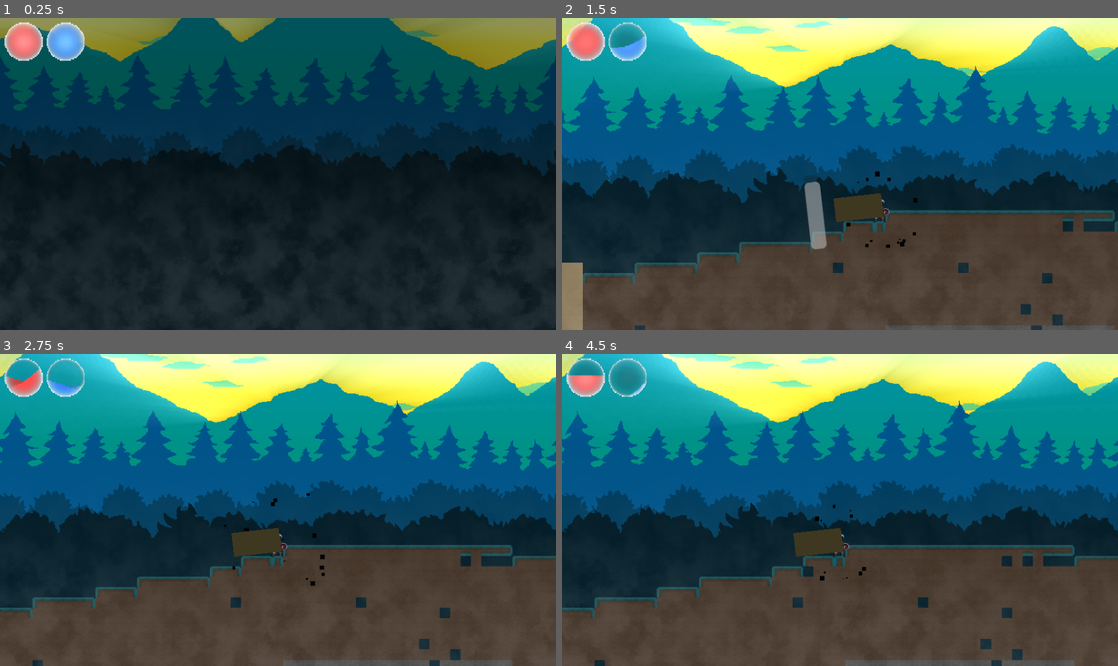
Above: before the commit, frames 1-4 (two rows, left to right).
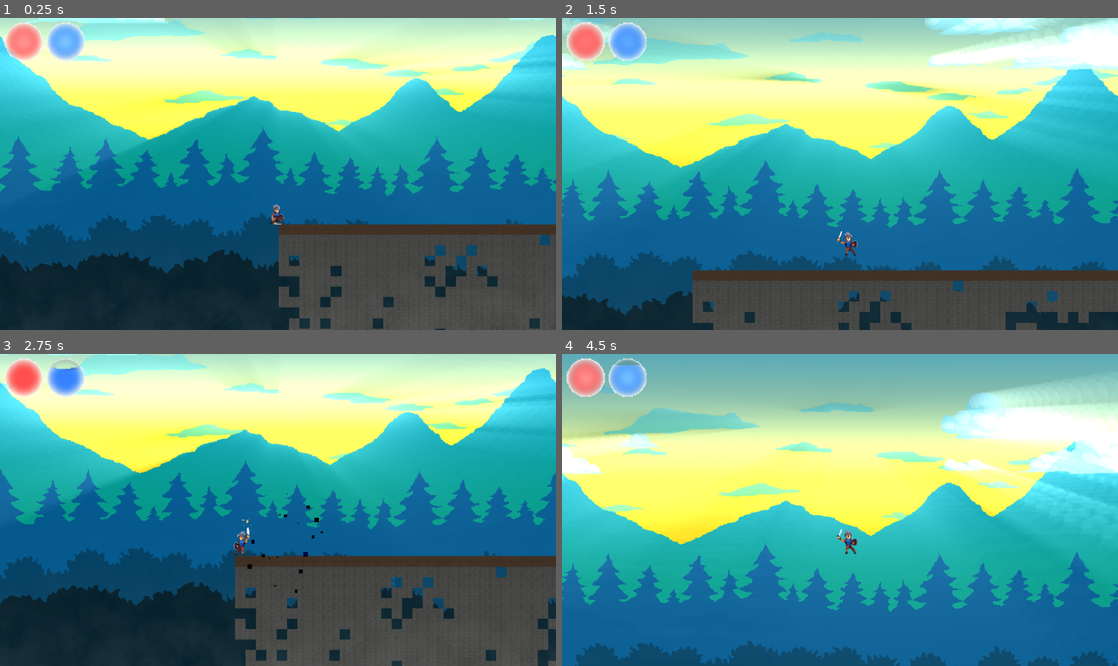
Above: after the commit, the same moments.

Repository: terriblepanic/first-game
Game: Godot game, scene res://scenes/Levels/cave_level.tscn
Two runs of this game, one before a commit and one after it. Both use one fixed random seed, a clock stepped at 60 frames per second and the inputs below. This scene is started directly instead of the project's main scene.
Inputs (mouse positions are in pixels of both pictures, inside the frame that each line leads up to):
- Up to frame 1 (0.25 s): no input
- Up to frame 2 (1.5 s): tap Enter (ui_accept) at 0.5 s; move the mouse to (962, 158) at 0.52 s; hold D (move_right) 0.53-1.25 s; click (962, 158) at 0.6 s; tap Space (jump) at 0.77, 1.07 s; tap E (interact) at 0.8 s; drag from (728, 189) to (990, 214) at 1.27 s
- Up to frame 3 (2.75 s): move the mouse to (333, 441) at 2.02 s; hold A (move_left) from 2.03 s (still down); right-click (333, 441) at 2.1 s; click (333, 441) at 2.17 s; tap Q (mine, bound only after the commit) at 2.3 s
- Up to frame 4 (4.5 s): release A (move_left) at 2.75 s; drag from (812, 572) to (673, 463) at 2.77 s; move the mouse to (1006, 556) at 3.52 s; hold D (move_right) 3.53-4.25 s; tap Space (jump) at 3.6, 3.77, 4.07 s; click (1006, 556) at 3.8 s; drag from (673, 463) to (756, 432) at 4.27 s

The runs differ from the first frame. In frame 1, 87% of the frame differs, in the area x 0-100%, y 0-100%; in frame 2, 87%; in frame 3, 82%; in frame 4, 100%.

Commit message:
Char sprite frames animation finished

Diff:
--- a/assets/char/char_sprite_frames.tres
+++ b/assets/char/char_sprite_frames.tres
@@ -556,19 +556,19 @@
 "duration": 1.0,
 "texture": SubResource("AtlasTexture_ajcal")
 }, {
-"duration": 1.0,
+"duration": 1.2,
 "texture": SubResource("AtlasTexture_eeh0t")
 }, {
-"duration": 1.0,
+"duration": 1.3,
 "texture": SubResource("AtlasTexture_ovnm7")
 }, {
-"duration": 1.0,
+"duration": 1.4,
 "texture": SubResource("AtlasTexture_ub4u3")
 }, {
-"duration": 1.0,
+"duration": 1.5,
 "texture": SubResource("AtlasTexture_maypo")
 }, {
-"duration": 1.0,
+"duration": 1.6,
 "texture": SubResource("AtlasTexture_7rl5m")
 }, {
 "duration": 1.0,
--- a/assets/tilesets/nature.tres
+++ b/assets/tilesets/nature.tres
@@ -331,6 +331,8 @@
 [resource]
 tile_size = Vector2i(14, 14)
 physics_layer_0/collision_layer = 1
+custom_data_layer_0/name = ""
+custom_data_layer_0/type = 0
 sources/0 = SubResource("TileSetAtlasSource_w0d0u")
 sources/1 = SubResource("TileSetAtlasSource_0dqij")
 sources/2 = SubResource("TileSetAtlasSource_t1n48")
--- a/project.godot
+++ b/project.godot
@@ -91,6 +91,16 @@
 "events": [Object(InputEventKey,"resource_local_to_scene":false,"resource_name":"","device":-1,"window_id":0,"alt_press …(195 unchanged characters)…
 ]
 }
+magic_attack={
+"deadzone": 0.2,
+"events": [Object(InputEventMouseButton,"resource_local_to_scene":false,"resource_name":"","device":-1,"window_id":0,"alt_pressed":false,"shift_pressed":false,"ctrl_pressed":false,"meta_pressed":false,"button_mask":0,"position":Vector2(0, 0),"global_position":Vector2(0, 0),"factor":1.0,"button_index":2,"canceled":false,"pressed":false,"double_click":false,"script":null)
+]
+}
+mine={
+"deadzone": 0.2,
+"events": [Object(InputEventKey,"resource_local_to_scene":false,"resource_name":"","device":-1,"window_id":0,"alt_pressed":false,"shift_pressed":false,"ctrl_pressed":false,"meta_pressed":false,"pressed":false,"keycode":0,"physical_keycode":81,"key_label":0,"unicode":1081,"location":0,"echo":false,"script":null)
+]
+}
 
 [rendering]
 
--- a/scenes/Levels/cave_level.tscn
+++ b/scenes/Levels/cave_level.tscn
@@ -39,7 +39,6 @@
 [node name="Player" parent="Player" instance=ExtResource("1")]
 z_index = 2
 position = Vector2(-1, -13)
-speed = 800.0
 metadata/_edit_group_ = true
 
 [node name="Camera2D" type="Camera2D" parent="Player/Player"]
--- a/scenes/player.tscn
+++ b/scenes/player.tscn
@@ -6,11 +6,21 @@
 [ext_resource type="Script" uid="uid://baj7ercl2fb7l" path="res://addons/coyote_jump/coyote_jump.gd" id="3_qhqgy"]
 
 [sub_resource type="CapsuleShape2D" id="CapsuleShape2D_qhqgy"]
-radius = 2.61
-height = 13.3
+radius = 5.0
+height = 26.0
+
+[sub_resource type="CircleShape2D" id="CircleShape2D_dqkch"]
+radius = 24.0
+
+[sub_resource type="CapsuleShape2D" id="CapsuleShape2D_dqkch"]
+radius = 7.0
+height = 40.0
 
 [sub_resource type="CircleShape2D" id="CircleShape2D_3vyb7"]
 radius = 83.0542
+
+[sub_resource type="CircleShape2D" id="CircleShape2D_qlg0r"]
+radius = 63.0714
 
 [sub_resource type="CanvasItemMaterial" id="CanvasItemMaterial_g2els"]
 blend_mode = 2
@@ -662,20 +672,38 @@
 [node name="AnimatedSprite2D" type="AnimatedSprite2D" parent="."]
 position = Vector2(0, -28)
 sprite_frames = ExtResource("2_dqkch")
-animation = &"idle"
-frame_progress = 0.57853
+animation = &"spell_cast"
+frame_progress = 0.17933
 
 [node name="CollisionShape2D_body" type="CollisionShape2D" parent="."]
-position = Vector2(0, -3)
-rotation = 1.5708
+position = Vector2(0, -13)
 shape = SubResource("CapsuleShape2D_qhqgy")
 
-[node name="AttackArea" type="Area2D" parent="."]
+[node name="InteractArea" type="Area2D" parent="."]
+
+[node name="CollisionShape2D" type="CollisionShape2D" parent="InteractArea"]
+position = Vector2(0, -17)
+shape = SubResource("CircleShape2D_dqkch")
+
+[node name="MeleeAttackArea" type="Area2D" parent="."]
+
+[node name="CollisionShape2D" type="CollisionShape2D" parent="MeleeAttackArea"]
+position = Vector2(9, -18)
+rotation = -1.5708
+shape = SubResource("CapsuleShape2D_dqkch")
+
+[node name="MagicAttackArea" type="Area2D" parent="."]
 position = Vector2(0, -14)
 monitoring = false
 
-[node name="CollisionShape2D_attack" type="CollisionShape2D" parent="AttackArea"]
+[node name="CollisionShape2D_attack" type="CollisionShape2D" parent="MagicAttackArea"]
 shape = SubResource("CircleShape2D_3vyb7")
+
+[node name="MiningArea" type="Area2D" parent="."]
+
+[node name="CollisionShape2D" type="CollisionShape2D" parent="MiningArea"]
+position = Vector2(0, -14)
+shape = SubResource("CircleShape2D_qlg0r")
 
 [node name="AttackAnimation" type="GPUParticles2D" parent="."]
 z_index = 1
--- a/scripts/player.gd
+++ b/scripts/player.gd
@@ -1,165 +1,306 @@
 extends CharacterBody2D
-
-@export var mana_regen_rate: float = 5.0
-
+# ──────────── Сигналы ────────────
 signal health_changed(value: int, max_value: int)
-signal mana_changed(value: int, max_value: int)
+signal mana_changed  (value: int, max_value: int)
 signal player_died
 
-# Режимы управления
-enum ViewMode {
-	SIDE_VIEW,
-	TOP_DOWN,
-}
-
-const Inventory = preload("res://scripts/inventory.gd")
-const Item = preload("res://scripts/item.gd")
-const Pickaxe = preload("res://scripts/pickaxe.gd")
-const BlockItem = preload("res://scripts/block_item.gd")
-
+# ──────────── Камера ─────────────
+enum ViewMode { SIDE_VIEW, TOP_DOWN }
 @export var view_mode: ViewMode = ViewMode.SIDE_VIEW
 
-@export var mana_cost_attack: int = 10
-@export var speed: float = 300.0
-@export var jump_force: float = 400.0
-@export var gravity: float = 1200.0
-@export var attack_cooldown: float = 0.2
-@export var max_health: float = 100
-@export var health_regen_rate: float = 1.0
-@export var max_mana: float = 50
-
+# ───── Константы времён ──────────
+const MELEE_ANIM_TIME : float = 0.5
+const MAGIC_ANIM_TIME : float = 1.0
+const LANDING_TIME    : float = 0.3
+const JUMP_PREP_TIME  : float = 0.2
+const APEX_TIME       : float = 0.3
+const MELEE_HIT_DELAY : float = 0.4
+const MAGIC_HIT_DELAY : float = 0.4
+const MINING_TIME     : float = 1.2
+
+# ───── Экспортируемые параметры ──
+@export var max_health        : float = 100
+@export var health_regen_rate : float = 1
+@export var max_mana          : float = 50
+@export var mana_regen_rate   : float = 5
+@export var mana_cost_magic   : int   = 10
+@export var gravity           : float = 1200
+@export var gravity_up_factor : float = 0.6
+@export var gravity_down_factor : float = 1.0
+@export var speed             : float = 300
+@export var jump_force        : float = 400
+@export var melee_damage      : int   = 1
+@export var critical_hit_chance : float = 0.1
+
+# ───── Внутренние переменные ─────
 var health: float
-var mana: float
-var mana_regen_delay: float = 2.0
-var mana_regen_timer: float = 0.0
-var selected_slot: int = 0
-var spawn_position: Vector2 = Vector2.ZERO
-
-var _is_attacking: bool = false
-var _attack_timer: float = 0.0
-
-@onready var camera: Camera2D = $Camera2D
-@onready var attack_area: Area2D = $AttackArea
-@onready var attack_animation: GPUParticles2D = $AttackAnimation
-@onready var attack_animation_2: GPUParticles2D = $AttackAnimation2
-@onready var take_damage_animation: GPUParticles2D = $TakeDamageAnimation
-@onready var world_map = get_parent().get_parent()
-@onready var inventory: Inventory = $"../../HUD/Inventory"
-@onready var death_label: Label = $"../../HUD/DeathLabel"
-@onready var jump_handler: Node = $CoyoteJump
-@onready var in_game_menu: Control = $"../../InGameMenu/InGameMenu"
-
-
+var mana  : float
+var _is_attacking : bool  = false
+var _attack_timer : float = 0.0
+var _was_on_floor : bool  = true
+var _jump_prep_timer : float = 0.0
+var _apex_timer      : float = 0.0
+var _landing_timer   : float = 0.0
+var _mana_regen_delay: float = 2
+var _mana_regen_timer: float = 0.0
+var _melee_is_critical : bool = false
+var _melee_offset_x: float
+var _magic_offset_x: float
+
+# ───── Добыча ─────
+var _is_mining        : bool     = false
+var _mining_timer     : float    = 0.0
+var _mining_cell      : Vector2i = Vector2i.ZERO
+
+# ───────────── ДОПОЛНИТЕЛЬНЫЕ ПЕРЕМЕННЫЕ ─────────────
+# хранит оверлеи: cell → Polygon2D
+var _mining_overlays: Dictionary = {}
+# размер тайла
+var _tile_size: Vector2 = Vector2.ZERO
+
+# ──────── Ноды ────────
+@onready var anim            : AnimatedSprite2D = $AnimatedSprite2D
+@onready var melee_area      : Area2D           = $MeleeAttackArea
+@onready var magic_area      : Area2D           = $MagicAttackArea
+@onready var part_attack_1   : GPUParticles2D   = $AttackAnimation
+@onready var part_attack_2   : GPUParticles2D   = $AttackAnimation2
+@onready var part_hurt       : GPUParticles2D   = $TakeDamageAnimation
+@onready var jump_handler                    = $CoyoteJump
+@onready var interact_area   : Area2D           = $InteractArea
+@onready var mining_area     : Area2D           = $MiningArea
+@onready var death_label     : Label            = $"../../HUD/DeathLabel"
+@onready var inventory                        = $"../../HUD/Inventory"
+@onready var world_map                        = get_parent().get_parent()
+@onready var tilemap: TileMapLayer = (world_map.get_node("WorldMap") as TileMapLayer)
+
+# ───────────── READY ─────────────
 func _ready() -> void:
 	health = max_health
-	mana = max_mana
-	attack_area.monitoring = view_mode == ViewMode.SIDE_VIEW
-	attack_area.body_entered.connect(_on_attack_area_body_entered)
-	emit_signal("health_changed", int(health), max_health)
-	emit_signal("mana_changed", int(mana), max_mana)
-
-
-# ---------------------------------------
-# 1) Боковой режим (SIDE_VIEW)
-# ---------------------------------------
+	mana   = max_mana
+	_emit_stats()
+
+	melee_area.monitoring = false
+	magic_area.monitoring = false
+	melee_area.body_entered.connect(_on_melee_body_entered)
+	magic_area.body_entered.connect(_on_magic_body_entered)
+
+	_melee_offset_x = melee_area.position.x
+	_magic_offset_x = magic_area.position.x
+	_sync_hitboxes()
+	_was_on_floor = is_on_floor()
+
+	# после инициализации tilemap:
+	_tile_size = tilemap.tile_set.tile_size
+
+# ───────── PHYSICS LOOP ──────────
+func _physics_process(delta: float) -> void:
+	match view_mode:
+		ViewMode.SIDE_VIEW: _process_side_view(delta)
+		ViewMode.TOP_DOWN : _process_top_down(delta)
+
+# ───────── SIDE VIEW ─────────────
 func _process_side_view(delta: float) -> void:
-	var dir_h := Input.get_axis("move_left", "move_right")
+	var dir_h := Input.get_axis("move_left","move_right")
 	velocity.x = dir_h * speed
-
-	# Ensure the attack area is active to detect interactable objects
-	if not attack_area.monitoring:
-		attack_area.monitoring = true
+	if dir_h != 0:
+		anim.flip_h = dir_h < 0
+		_sync_hitboxes()
 
 	if not is_on_floor():
-		velocity.y += gravity * delta
+		velocity.y += gravity * (gravity_up_factor if velocity.y < 0 else gravity_down_factor) * delta
 	elif Input.is_action_just_pressed("jump"):
-		velocity.y = 0.0
+		anim.play("jump_preparation")
+		_jump_prep_timer = JUMP_PREP_TIME
 
 	jump_handler.set_on_floor(is_on_floor())
 	if jump_handler.consume_jump():
 		velocity.y = -jump_force
 
+	_handle_inputs()
+	_handle_attack_cooldown(delta)
+	_tick_timers(delta)
+	_update_animation()
+	move_and_slide()
+
+# ───────── TOP DOWN ──────────────
+func _process_top_down(delta: float) -> void:
+	var dir := Vector2(
+		Input.get_action_strength("move_right") - Input.get_action_strength("move_left"),
+		Input.get_action_strength("move_down")  - Input.get_action_strength("move_up"))
+	velocity = dir.normalized() * speed if dir != Vector2.ZERO else Vector2.ZERO
+
+	if dir.x != 0:
+		anim.flip_h = dir.x < 0
+		_sync_hitboxes()
+
+	_handle_inputs()
+	_handle_attack_cooldown(delta)
+	_tick_timers(delta)
+	_update_animation()
+	move_and_slide()
+
+# ───────── INPUT ─────────
+func _handle_inputs() -> void:
 	if Input.is_action_just_pressed("attack") and not _is_attacking:
-		_use_selected_item()
-
-	if Input.is_action_just_pressed("place_block"):
-		_place_selected_block()
+		_melee_attack()
+	if Input.is_action_just_pressed("magic_attack") and not _is_attacking:
+		_magic_attack()
+
+	# добыча
+	if Input.is_action_just_pressed("mine"):
+		_start_mining()
+	elif Input.is_action_just_released("mine"):
+		_cancel_mining()
 
 	if Input.is_action_just_pressed("interact"):
 		_on_interact()
 
-	if _attack_timer > 0.0:
+# ─────────── ОБНОВЛЕНИЕ ТАЙМЕРОВ ───────────
+func _tick_timers(delta: float) -> void:
+	if _jump_prep_timer > 0: _jump_prep_timer -= delta
+	if _apex_timer      > 0: _apex_timer      -= delta
+	if _landing_timer   > 0: _landing_timer   -= delta
+
+	# Добыча через оверлей
+	if _is_mining:
+		_mining_timer -= delta
+		var prog := 1.0 - _mining_timer / MINING_TIME
+		var overlay: Polygon2D = _mining_overlays.get(_mining_cell)
+		if overlay:
+			overlay.color.a = clamp(prog * 0.8, 0.0, 0.8)
+		if _mining_timer <= 0.0:
+			_break_block()
+			_remove_mining_overlay()
+
+# ───────── COOLDOWN ─────────
+func _handle_attack_cooldown(delta: float) -> void:
+	if _attack_timer > 0:
 		_attack_timer -= delta
-		if _attack_timer <= 0.0:
-			attack_area.monitoring = true
+		if _attack_timer <= 0:
+			melee_area.monitoring = false
+			magic_area.monitoring = false
 			_is_attacking = false
 
-	mana_regen(delta)
-	health_regen(delta)
-	move_and_slide()
-
-
-# ---------------------------------------
-# 2) Вид сверху (TOP_DOWN)
-# ---------------------------------------
-func _process_top_down(delta: float) -> void:
-	var dir = Vector2(
-		Input.get_action_strength("move_right") - Input.get_action_strength("move_left"),
-		Input.get_action_strength("move_down") - Input.get_action_strength("move_up")
-	)
-	velocity = dir.normalized() * speed if dir != Vector2.ZERO else Vector2.ZERO
-
-	if Input.is_action_just_pressed("interact"):
-		_on_interact()
-
-	mana_regen(delta)
-	health_regen(delta)
-	move_and_slide()
-
-
-func _physics_process(delta: float) -> void:
-	match view_mode:
-		ViewMode.SIDE_VIEW:
-			_process_side_view(delta)
-		ViewMode.TOP_DOWN:
-			_process_top_down(delta)
-
-
-# ---------------------------------------
-# Остальные функции
-# ---------------------------------------
-func perform_attack() -> void:
+# ───────── АНИМАЦИИ ─────────
+func _update_animation() -> void:
+	if _is_attacking or _jump_prep_timer > 0 or _landing_timer > 0:
+		return
+
+	if view_mode == ViewMode.TOP_DOWN:
+		anim.play("walking" if velocity.length() > 10 else "idle")
+		return
+
+	if not is_on_floor() and abs(velocity.y) < 20 and _apex_timer <= 0:
+		anim.play("jumping_reload")
+		_apex_timer = APEX_TIME
+		return
+	if _apex_timer > 0: return
+
+	if not is_on_floor():
+		anim.play("flying_up" if velocity.y < 0 else "falling")
+	else:
+		if not _was_on_floor:
+			anim.play("landing")
+			_landing_timer = LANDING_TIME
+		elif abs(velocity.x) > 0.1:
+			anim.play("running")
+		else:
+			anim.play("idle")
+	_was_on_floor = is_on_floor()
+
+# ───────── АТАКИ ─────────
+func _melee_attack() -> void:
 	_is_attacking = true
-	attack_animation.restart()
-	attack_animation_2.restart()
-	_attack_timer = attack_cooldown
-	attack_area.monitoring = true
-
-
-func take_damage(amount: int) -> void:
-	health = clamp(health - amount, 0, max_health)
-	take_damage_animation.restart()
-	emit_signal("health_changed", int(health), max_health)
-	if health == 0:
-		emit_signal("player_died")
-		_die()
-
-
-func respawn() -> void:
-	health = max_health
-	mana = max_mana
-	emit_signal("health_changed", int(health), max_health)
-	emit_signal("mana_changed", int(mana), max_mana)
-	position = spawn_position
-	show()
-	set_process(true)
-
-
-func set_spawn_position(pos: Vector2) -> void:
-	spawn_position = pos
-	position = pos
-
-
+	_melee_is_critical = randf() < critical_hit_chance
+	anim.play("critical_attack" if _melee_is_critical else "attack")
+	_attack_timer = MELEE_ANIM_TIME
+	get_tree().create_timer(MELEE_HIT_DELAY).timeout.connect(func():
+		melee_area.monitoring = true)
+
+func _magic_attack() -> void:
+	if mana < mana_cost_magic: return
+	use_mana(mana_cost_magic)
+	_is_attacking = true
+	anim.play("spell_cast")
+	_attack_timer = MAGIC_ANIM_TIME
+	get_tree().create_timer(MAGIC_HIT_DELAY).timeout.connect(func():
+		magic_area.monitoring = true
+		part_attack_1.restart()
+		part_attack_2.restart())
+
+func _on_melee_body_entered(body: Node) -> void:
+	if body != self and body.has_method("take_damage"):
+		var dmg: int = melee_damage * (2 if _melee_is_critical else 1)
+		body.take_damage(dmg)
+
+func _on_magic_body_entered(body: Node) -> void:
+	if body != self and body.has_method("take_damage"):
+		body.take_damage(1)
+
+# ───── НАЧАЛО ДОБЫЧИ ────────────
+func _start_mining() -> void:
+	if _is_mining or _is_attacking:
+		return
+
+	var shape: CircleShape2D = mining_area.get_node("CollisionShape2D").shape as CircleShape2D
+	var local_mouse: Vector2 = mining_area.to_local(get_global_mouse_position())
+	if local_mouse.length() > shape.radius:
+		return
+
+	var cell: Vector2i = world_map.position_to_cell(get_global_mouse_position())
+	if tilemap.get_cell_source_id(cell) == -1:
+		return
+
+	_is_mining    = true
+	_mining_timer = MINING_TIME
+	_mining_cell  = cell
+
+	# создаём оверлей
+	var overlay := Polygon2D.new()
+	overlay.polygon = [
+		Vector2i(-7, -7),
+		Vector2i(7, -7),
+		Vector2i(7, 7),
+		Vector2i(-7, 7),
+	]
+	overlay.color = Color(0, 0, 0, 0)
+	overlay.position = tilemap.map_to_local(cell)
+	world_map.add_child(overlay)
+	_mining_overlays[cell] = overlay
+
+# ─────────── ОТМЕНА ДОБЫЧИ ───────────
+func _cancel_mining() -> void:
+	if not _is_mining:
+		return
+	_is_mining = false
+	_remove_mining_overlay()
+
+# ─────────── ВЗЛОМ БЛОКА ───────────
+func _break_block() -> void:
+	_remove_mining_overlay()
+
+	var tid: int = world_map.remove_block(_mining_cell)
+	if tid == -1:
+		return
+	var drop: Resource = null
+	match tid:
+		TerrainData.TerrainID.ORE_COPPER: drop = load("res://items/copper_ore.tres")
+		TerrainData.TerrainID.ORE_IRON:   drop = load("res://items/iron_ore.tres")
+		TerrainData.TerrainID.ORE_GOLD:   drop = load("res://items/gold_ore.tres")
+		TerrainData.TerrainID.SAND:       drop = load("res://items/sand.tres")
+		TerrainData.TerrainID.DIRT:       drop = load("res://items/dirt.tres")
+		TerrainData.TerrainID.STONE:      drop = load("res://items/stone.tres")
+	if drop and inventory:
+		inventory.add_item(drop)
+
+# ─────────── УДАЛЕНИЕ ОВЕРЛЕЯ ───────────
+func _remove_mining_overlay() -> void:
+	var overlay: Polygon2D = _mining_overlays.get(_mining_cell)
+	if overlay and overlay.is_inside_tree():
+		overlay.queue_free()
+	_mining_overlays.erase(_mining_cell)
+
+# ───── REGEN & СМЕРТЬ ─────
 func health_regen(delta: float) -> void:
 	if health < max_health:
 		var prev := int(health)
@@ -167,34 +308,20 @@
 		if int(health) != prev:
 			emit_signal("health_changed", int(health), max_health)
 
-
-func use_mana(amount: int) -> void:
-	mana = clamp(mana - amount, 0, max_mana)
-	emit_signal("mana_changed", int(mana), max_mana)
-	mana_regen_timer = mana_regen_delay
-
-
 func mana_regen(delta: float) -> void:
 	if mana < max_mana:
-		if mana_regen_timer > 0.0:
-			mana_regen_timer -= delta
+		if _mana_regen_timer > 0:
+			_mana_regen_timer -= delta
 		else:
 			var prev := int(mana)
 			mana = clamp(mana + mana_regen_rate * delta, 0, max_mana)
 			if int(mana) != prev:
 				emit_signal("mana_changed", int(mana), max_mana)
 
-
-func _on_interact() -> void:
-	for area in attack_area.get_overlapping_areas():
-		if area.has_method("interact"):
-			area.interact(self)
-
-
-func _on_attack_area_body_entered(body: Node) -> void:
-	if body != self and body.has_method("take_damage"):
-		body.take_damage(1)
-
+func use_mana(amount: int) -> void:
+	mana = clamp(mana - amount, 0, max_mana)
+	emit_signal("mana_changed", int(mana), max_mana)
+	_mana_regen_timer = _mana_regen_delay
 
 func _die() -> void:
 	set_process(false)
@@ -207,51 +334,25 @@
 		death_label.visible = false
 	respawn()
 
-
-func _get_selected_item() -> Item:
-	if inventory and selected_slot >= 0 and selected_slot < inventory.items.size():
-		return inventory.items[selected_slot]
-	return null
-
-
-func _use_selected_item() -> void:
-	var item := _get_selected_item()
-	if item is Pickaxe:
-		var cell = world_map.position_to_cell(get_global_mouse_position())
-		var tid = world_map.remove_block(cell)
-		if tid != -1:
-			var drop_item: Item = null
-			match tid:
-				TerrainData.TerrainID.ORE_COPPER:
-					drop_item = load("res://items/copper_ore.tres")
-				TerrainData.TerrainID.ORE_IRON:
-					drop_item = load("res://items/iron_ore.tres")
-				TerrainData.TerrainID.ORE_GOLD:
-					drop_item = load("res://items/gold_ore.tres")
-				TerrainData.TerrainID.DIRT:
-					drop_item = load("res://items/dirt.tres")
-				TerrainData.TerrainID.STONE:
-					drop_item = load("res://items/stone.tres")
-				TerrainData.TerrainID.SAND:
-					drop_item = load("res://items/sand.tres")
-				_:
-					var block_item = BlockItem.new()
-					block_item.terrain_id = tid
-					drop_item = block_item
-			if drop_item:
-				inventory.add_item(drop_item)
-		elif mana >= mana_cost_attack:
-			use_mana(mana_cost_attack)
-			perform_attack()
-
-
-func _place_selected_block() -> void:
-	var item := _get_selected_item()
-	if item is BlockItem:
-		var cell = world_map.position_to_cell(get_global_mouse_position())
-		world_map.place_block(cell, item.terrain_id)
-		inventory.remove_item(selected_slot)
-
-
-func _on_entrance_animation_done():
+func respawn() -> void:
+	health = max_health
+	mana   = max_mana
+	_emit_stats()
+	show()
 	set_process(true)
+
+# ───── INTERACT ─────
+func _on_interact() -> void:
+	for area in interact_area.get_overlapping_areas():
+		if area.has_method("interact"):
+			area.interact(self)
+
+# ───── ХЕЛПЕРЫ ─────
+func _sync_hitboxes() -> void:
+	var s := -1 if anim.flip_h else 1
+	melee_area.position.x = _melee_offset_x * s
+	magic_area.position.x = _magic_offset_x * s
+
+func _emit_stats() -> void:
+	emit_signal("health_changed", int(health), max_health)
+	emit_signal("mana_changed",   int(mana),   max_mana)
Not shown: 1 places in scenes/player.tscn that only renumber resources
